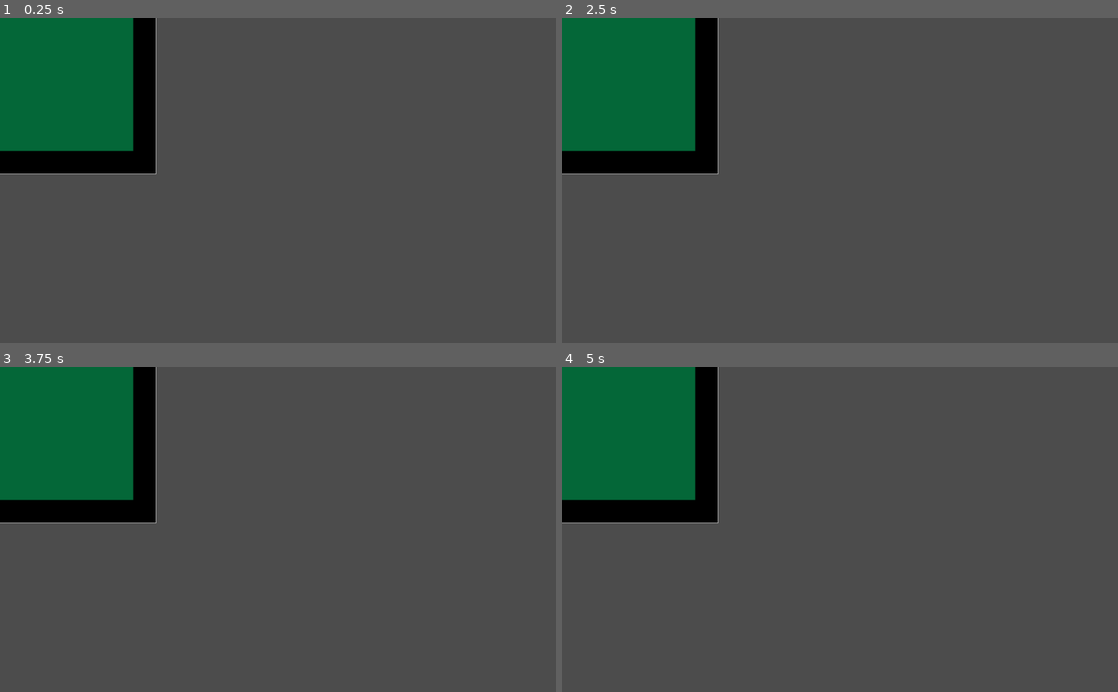
Above: before the commit, frames 1-4 (two rows, left to right).
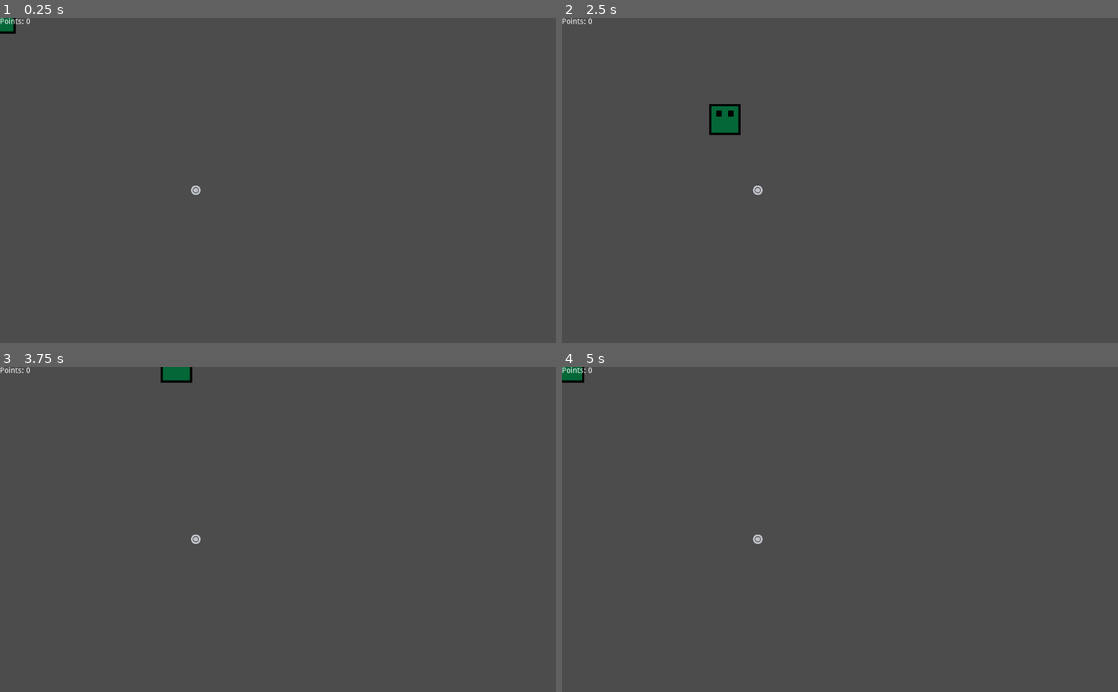
Above: after the commit, the same moments.

Repository: jewlexx/snek
Game: Godot game, scene res://Main Scene.tscn
Two runs of this game, one before a commit and one after it. Both use one fixed random seed, a clock stepped at 60 frames per second and the inputs below.
Inputs (mouse positions are in pixels of both pictures, inside the frame that each line leads up to):
- Up to frame 1 (0.25 s): no input
- Up to frame 2 (2.5 s): tap Enter at 0.5, 2.1 s; move the mouse to (962, 164) at 0.52 s; hold Right (ui_right) 0.53-1.28 s; tap Tab at 0.6 s; click (962, 164) at 0.67 s; tap Space at 0.77, 1.52 s; move the mouse to (728, 196) at 1.27 s; hold Down (ui_down) 1.28-2.03 s; tap Backspace at 1.35 s; move the mouse to (895, 109) at 2.02 s; hold Right (ui_right) from 2.03 s (still down)
- Up to frame 3 (3.75 s): move the mouse to (250, 594) at 2.77 s; release Right (ui_right) at 2.78 s; hold Up (ui_up) 2.78-3.53 s; tap Keypad Enter at 2.85 s; click (250, 594) at 2.92 s; tap Space at 3.02 s; move the mouse to (444, 578) at 3.52 s; hold Left (ui_left) from 3.53 s (still down); tap Delete at 3.6 s
- Up to frame 4 (5 s): keep holding Left (ui_left); tap Space at 3.77, 4.52 s; move the mouse to (673, 480) at 4.27 s; tap Shift at 4.35 s

The runs differ from the first frame. In frame 1, 13% of the frame differs, in the area x 0-37%, y 0-55%; in frame 2, 14%; in frame 3, 14%; in frame 4, 13%.

Commit message:
added files

Diff:
--- /dev/null
+++ b/Level.gd
@@ -0,0 +1,29 @@
+extends Node2D
+
+onready var gear = preload("res://gear/Gear.tscn")
+
+var score = 0
+
+# Called when the node enters the scene tree for the first time.
+func _ready():
+	add_gear()
+
+func _process(_delta):
+	$Score.text = "Points: " + str(score)
+
+func add_gear():
+	print("Adding new gear")
+	var instance = gear.instance()
+	var viewport = get_viewport().size
+
+	instance.position = Vector2(rand_range(0, viewport.x), rand_range(0, viewport.y))
+
+	instance.connect("gear_used", self, "spawn_new")
+
+	add_child(instance)
+
+	print("Added new gear at: ", instance.position)
+
+func spawn_new():
+	score += 1
+	add_gear()
--- a/Main Scene.tscn
+++ b/Main Scene.tscn
@@ -1,19 +1,13 @@
-[gd_scene load_steps=4 format=2]
+[gd_scene load_steps=3 format=2]
 
-[ext_resource path="res://snake/tiles/snake_head.png" type="Texture" id=1]
-[ext_resource path="res://snake/Main.gd" type="Script" id=2]
+[ext_resource path="res://snake/Snake.tscn" type="PackedScene" id=1]
+[ext_resource path="res://Level.gd" type="Script" id=2]
 
-[sub_resource type="RectangleShape2D" id=1]
-extents = Vector2( 287, 287.5 )
-
-[node name="Snake" type="Node2D"]
+[node name="Level" type="Node2D"]
 script = ExtResource( 2 )
 
-[node name="Area2D" type="Area2D" parent="."]
+[node name="Snake" parent="." instance=ExtResource( 1 )]
 
-[node name="Sprite" type="Sprite" parent="Area2D"]
-texture = ExtResource( 1 )
-
-[node name="CollisionShape2D" type="CollisionShape2D" parent="Area2D"]
-position = Vector2( -1, 0.5 )
-shape = SubResource( 1 )
+[node name="Score" type="Label" parent="."]
+margin_right = 40.0
+margin_bottom = 14.0
--- a/snake/Main.gd
+++ b/gear/Gear.gd
@@ -1,5 +1,6 @@
-extends Node2D
+extends Area2D
 
+signal gear_used
 
 # Declare member variables here. Examples:
 # var a = 2
@@ -8,9 +9,16 @@
 
 # Called when the node enters the scene tree for the first time.
 func _ready():
+	print("New Gear has been created")
 	pass # Replace with function body.
 
 
 # Called every frame. 'delta' is the elapsed time since the previous frame.
 #func _process(delta):
 #	pass
+
+
+func _on_Gear_area_entered(area):
+	if (area.name == "Head"):
+		queue_free()
+		emit_signal("gear_used")
--- /dev/null
+++ b/gear/Gear.tscn
@@ -0,0 +1,19 @@
+[gd_scene load_steps=4 format=2]
+
+[ext_resource path="res://addons/controller_icons/assets/ps5/circle.png" type="Texture" id=1]
+[ext_resource path="res://gear/Gear.gd" type="Script" id=2]
+
+[sub_resource type="CircleShape2D" id=1]
+radius = 40.1995
+
+[node name="Gear" type="Area2D"]
+scale = Vector2( 0.25, 0.25 )
+script = ExtResource( 2 )
+
+[node name="Sprite" type="Sprite" parent="."]
+texture = ExtResource( 1 )
+
+[node name="CollisionShape2D" type="CollisionShape2D" parent="."]
+shape = SubResource( 1 )
+
+[connection signal="area_entered" from="." to="." method="_on_Gear_area_entered"]
--- a/project.godot
+++ b/project.godot
@@ -7,6 +7,46 @@
 ;   param=value ; assign values to parameters
 
 config_version=4
+
+_global_script_classes=[ {
+"base": "Button",
+"class": "ControllerButton",
+"language": "GDScript",
+"path": "res://addons/controller_icons/objects/Button.gd"
+}, {
+"base": "Node",
+"class": "ControllerMapper",
+"language": "GDScript",
+"path": "res://addons/controller_icons/Mapper.gd"
+}, {
+"base": "Resource",
+"class": "ControllerSettings",
+"language": "GDScript",
+"path": "res://addons/controller_icons/Settings.gd"
+}, {
+"base": "Sprite",
+"class": "ControllerSprite",
+"language": "GDScript",
+"path": "res://addons/controller_icons/objects/Sprite.gd"
+}, {
+"base": "Sprite3D",
+"class": "ControllerSprite3D",
+"language": "GDScript",
+"path": "res://addons/controller_icons/objects/Sprite3D.gd"
+}, {
+"base": "TextureRect",
+"class": "ControllerTextureRect",
+"language": "GDScript",
+"path": "res://addons/controller_icons/objects/TextureRect.gd"
+} ]
+_global_script_class_icons={
+"ControllerButton": "",
+"ControllerMapper": "",
+"ControllerSettings": "",
+"ControllerSprite": "",
+"ControllerSprite3D": "",
+"ControllerTextureRect": ""
+}
 
 [application]
 
@@ -18,6 +58,14 @@
 
 formats/zlib/compression_level=9
 formats/gzip/compression_level=9
+
+[debug]
+
+settings/stdout/print_fps=true
+
+[global]
+
+stdout=false
 
 [gui]
 
--- /dev/null
+++ b/snake/Snake.tscn
@@ -0,0 +1,23 @@
+[gd_scene load_steps=4 format=2]
+
+[ext_resource path="res://snake/tiles/snake_head.png" type="Texture" id=1]
+[ext_resource path="res://snake/movement.gd" type="Script" id=2]
+
+[sub_resource type="RectangleShape2D" id=1]
+extents = Vector2( 287, 287.5 )
+
+[node name="Snake" type="Node2D"]
+script = ExtResource( 2 )
+
+[node name="Head" type="Area2D" parent="."]
+scale = Vector2( 0.1, 0.1 )
+
+[node name="Sprite" type="Sprite" parent="Head"]
+texture = ExtResource( 1 )
+
+[node name="CollisionShape2D" type="CollisionShape2D" parent="Head"]
+position = Vector2( -1, 0.5 )
+shape = SubResource( 1 )
+
+[node name="Camera2D" type="Camera2D" parent="."]
+zoom = Vector2( 5, 5 )
--- /dev/null
+++ b/snake/movement.gd
@@ -0,0 +1,32 @@
+extends Node2D
+
+var direction = Vector2(0,0)
+
+# Declare member variables here. Examples:
+# var a = 2
+# var b = "text"
+
+
+# Called when the node enters the scene tree for the first time.
+func _ready():
+	pass # Replace with function body.
+
+
+# Delta is the time since the last frame
+func _process(delta):
+	if (Input.is_action_just_pressed("ui_up")):
+		direction = Vector2(0,-5)
+	elif (Input.is_action_just_pressed("ui_down")):
+		direction = Vector2(0,5)
+	elif (Input.is_action_just_pressed("ui_left")):
+		direction = Vector2(-5,0)
+	elif (Input.is_action_just_pressed("ui_right")):
+		direction = Vector2(5,0)
+
+	move_snake(delta)
+
+func move_snake(delta):
+	var node = get_node("Head")
+
+	node.position += direction * delta * 100 / 2
+	# var head_position = get_node("Head").position
Not shown, added: addons/controller_icons/ControllerIcons.gd
Not shown, added: addons/controller_icons/Mapper.gd
Not shown, added: addons/controller_icons/Settings.gd
Binary file added: addons/controller_icons/assets/key/0.png
Not shown, added: addons/controller_icons/assets/key/0.png.import
Binary file added: addons/controller_icons/assets/key/1.png
Not shown, added: addons/controller_icons/assets/key/1.png.import
Binary file added: addons/controller_icons/assets/key/2.png
Not shown, added: addons/controller_icons/assets/key/2.png.import
Binary file added: addons/controller_icons/assets/key/3.png
Not shown, added: addons/controller_icons/assets/key/3.png.import
Binary file added: addons/controller_icons/assets/key/4.png
(and 703 more such lines)
